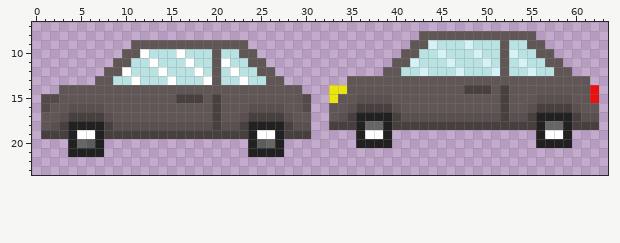
Two states of a pixel-art sprite, res/Car_9.png. Above: the version before the commit.
The file is 64x32 pixels. Colours within 5 levels of each other are drawn and written as one. Shown: x 0..63, y 7..23.
The result:
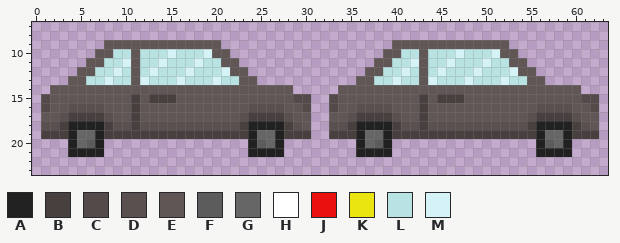
Palette (. is transparent): A #212121  B #48403f  C #544a4a  D #59504f  E #605655  F #5c5c5c  G #666666  H #ffffff  J #ea1010  K #eae510  L #b9e3e2  M #d5f3f6
Changes in this commit:
Changed rows in their new state; - is an unchanged pixel.
first column x 1:
 8 ------------------------------------------.............-------
 9 -------EEE----------...----------------EE--EEEEEEEE-....------
10 ------EELL-L--ML--M-E...--------------EELLE-L-M-L-M-E....-----
11 -----EELLME-LM--LM-LEE...------------EELL-E--------LEE....----
12 ----EELLMLE-ML--ML-LMEE...----------EELLM-E-M-L-M-LLMEE....---
13 ---EELLM--EM--LM--LM--EE...-------.--LLMLL-MLLLMLLLMLL--.....-
14 -E--------------------------.---.E-------------EEE-E--------..
15 -E--------B-BBBEEE-E--------C---C--EEEE---B-BBB----E---EEEE-CC
16 ----------B--------E------------C-EDDDDE--B--------E--EDDDDE-C
17 ----------B--------E-------------EDBBBBDEEBEEEEEEEEEEEDBBBBDEE
18 D---------B--------D---------E--DD--AA--DD-DDDDDDDDDDD--AA--DE
19 ----GG------------------GG------BBB-GG-BBBBBBBBBBBBBBBB-GG-BBB
20 ------------------------------------GF------------------FG----
21 -----------------------------------AAAA----------------AAAA---
